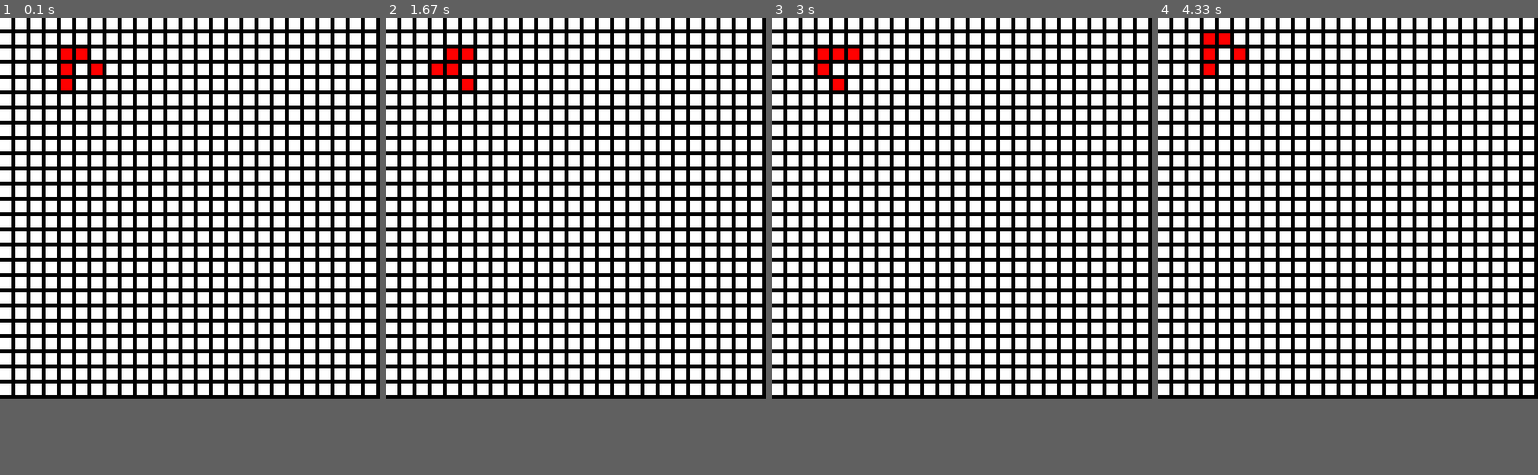
Above: before the commit, frames 1-4 (left to right).
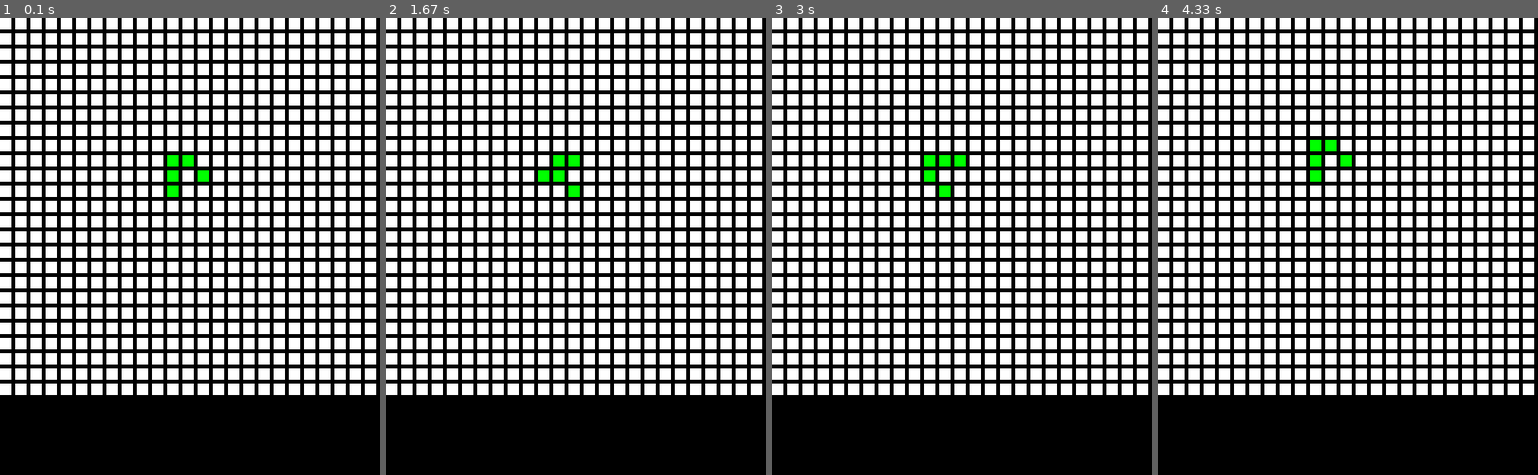
Above: after the commit, the same moments.

Repository: bloominstituteoftechnology/CS-Build-Week-1
Game: pygame game, started from draft.py
Same seed, same stepped clock (60 frames per second), same inputs: the game is played once before the commit and once after it.
Inputs:
- Up to frame 1 (0.1 s): no input
- Up to frame 2 (1.67 s): no input
- Up to frame 3 (3 s): no input
- Up to frame 4 (4.33 s): no input
In our replay, the window is 500x500 before the commit and 500x600 after it. These sizes can differ from the game's own. Grey fills any space a smaller window leaves; there, only what the larger window draws over its background counts as a difference.

The runs differ from the first frame. In frame 1, 0.8% of the frame differs, in the area x 16-55%, y 6-40%; in frame 2, 0.8%; in frame 3, 0.8%; in frame 4, 0.8%.

Commit message:
Clean up printing functions. Refactor window size into a property, this allows for adding padding without breaking the programmatic grid

Diff:
--- a/draft.py
+++ b/draft.py
@@ -68,37 +68,35 @@
     gen = 0
     max = 25
     l = [ [0] * max for i in range(max) ]
+    window = 500
 
     #PyGame
     pygame.init()
     pygame.display.set_caption("Hector Ledesma - Conway's Game of Life")
-    screen = pygame.display.set_mode((500, 500))
+    screen = pygame.display.set_mode((window, window + 100))
 
-    size = (500 / max) - 5
+    size = (window / max) - 5
 
-
+    mid = int(max / 2 - 1)
     # print(l)
     # l[4][4] = 1
     # l[4][3] = 1
     # l[4][5] = 1
 
     #glider pattern
-    l[4][4] = 1
-    l[3][4] = 1
-    l[2][4] = 1
-    l[2][5] = 1
-    l[3][6] = 1
+    l[mid][mid] = 1
+    l[mid-1][mid] = 1
+    l[mid-2][mid] = 1
+    l[mid-2][mid+1] = 1
+    l[mid-1][mid+2] = 1
 
     while True:
         for event in pygame.event.get():
             if event.type == pygame.QUIT:
                 return 0
-        _ = system('cls')
-        print(f"GENERATION {gen}")
-        print_board(l)
         for i  in range(max):
             for j in range(max):
-                color = 'red' if l[i][j] == 1 else 'white'
+                color = 'green' if l[i][j] == 1 else 'white'
                 pygame.draw.rect(screen, pygame.Color(color), pygame.Rect(j*(5+size), i*(5+size), size, size))
 
         pygame.display.flip()
